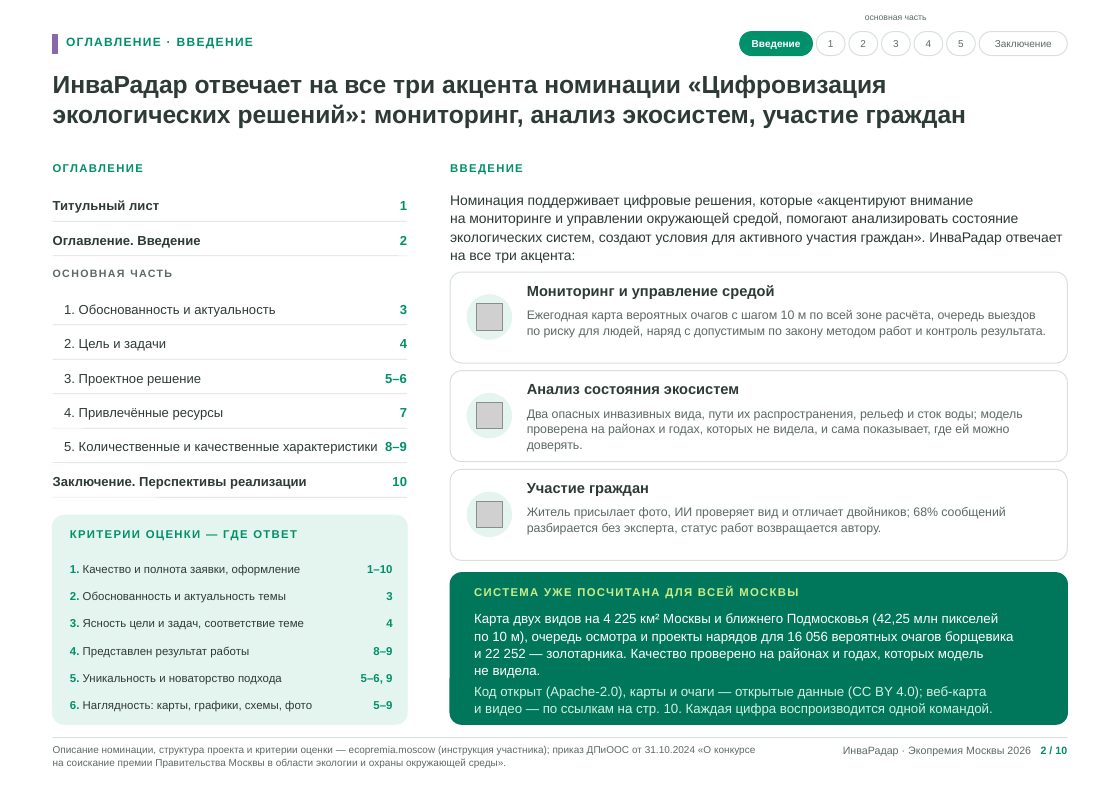
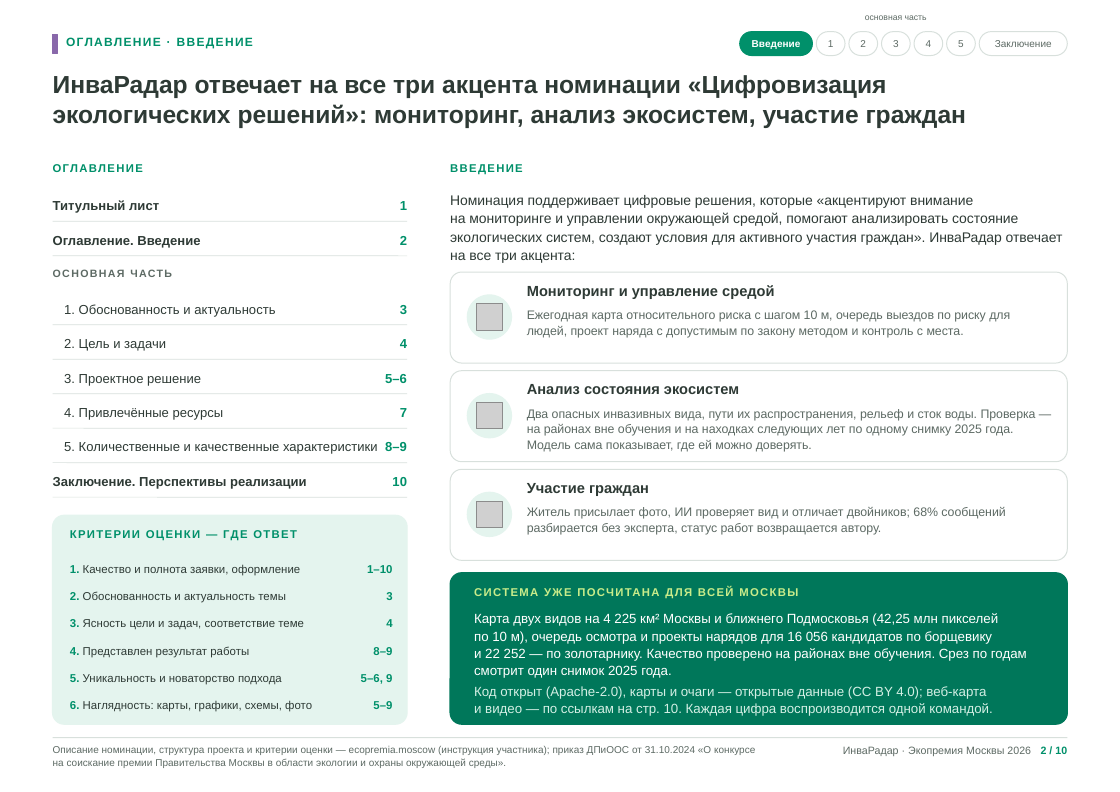
Before and after one commit to KonkovDV/InvaRadar, a slide deck: slide 2 of presentation/InvaRadar_Ecopremia2026_podacha.pptx. Drawn at 1120x792 pixels with LibreOffice and Linux fonts; fonts in the diff are those of the drawing; grey boxes stand for pictures; background and template pictures are left out. Boxes give left, top, right and bottom in pixels: in the first picture for what was removed or moved away, otherwise in the second. Text is boxed around its words. In the diff, an @@ line names an element or a change of style, - is before the commit and + after.

```diff
--- a/presentation/InvaRadar_Ecopremia2026_podacha.pptx
+++ b/presentation/InvaRadar_Ecopremia2026_podacha.pptx
@@ text at [527, 310, 1010, 338]: text changed @@
-Ежегодная карта вероятных очагов с шагом 10 м по всей зоне расчёта, очередь выездов по риску для людей, наряд с допустимым по закону методом работ и контроль результата.
+Ежегодная карта относительного риска с шагом 10 м, очередь выездов по риску для людей, проект наряда с допустимым по закону методом и контроль с места.
@@ text at [527, 409, 1036, 452]: text changed @@
-Два опасных инвазивных вида, пути их распространения, рельеф и сток воды; модель проверена на районах и годах, которых не видела, и сама показывает, где ей можно доверять.
+Два опасных инвазивных вида, пути их распространения, рельеф и сток воды. Проверка — на районах вне обучения и на находках следующих лет по одному снимку 2025 года. Модель сама показывает, где ей можно доверять.
@@ text at [474, 613, 1027, 678]: text changed @@
-Карта двух видов на 4 225 км² Москвы и ближнего Подмосковья (42,25 млн пикселей по 10 м), очередь осмотра и проекты нарядов для 16 056 вероятных очагов борщевика и 22 252 — золотарника. Качество проверено на районах и годах, которых модель не видела.
+Карта двух видов на 4 225 км² Москвы и ближнего Подмосковья (42,25 млн пикселей по 10 м), очередь осмотра и проекты нарядов для 16 056 кандидатов по борщевику и 22 252 — по золотарнику. Качество проверено на районах вне обучения. Срез по годам смотрит один снимок 2025 года.
```
Also in this commit, not shown: 9 other slides changed, 5 other files.
